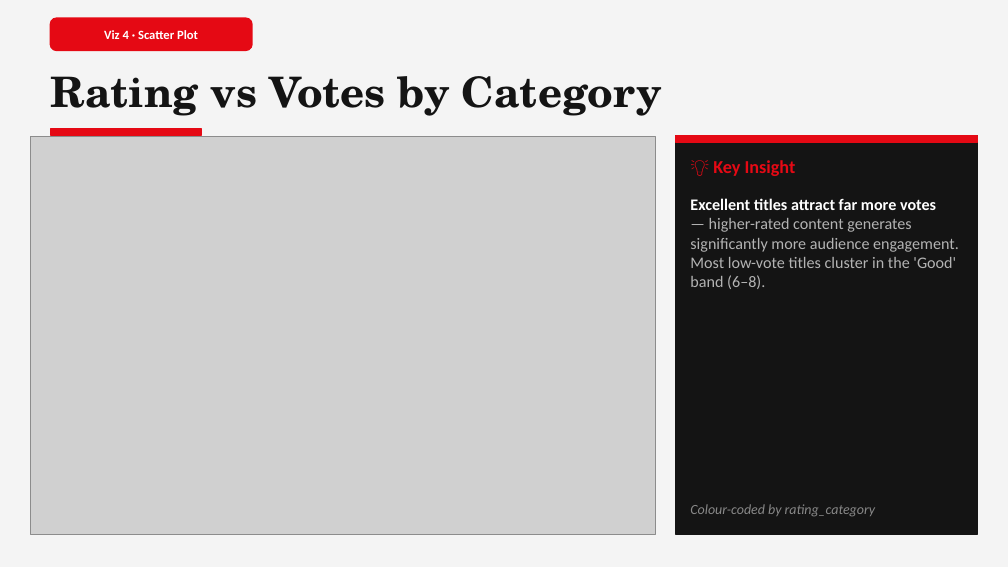
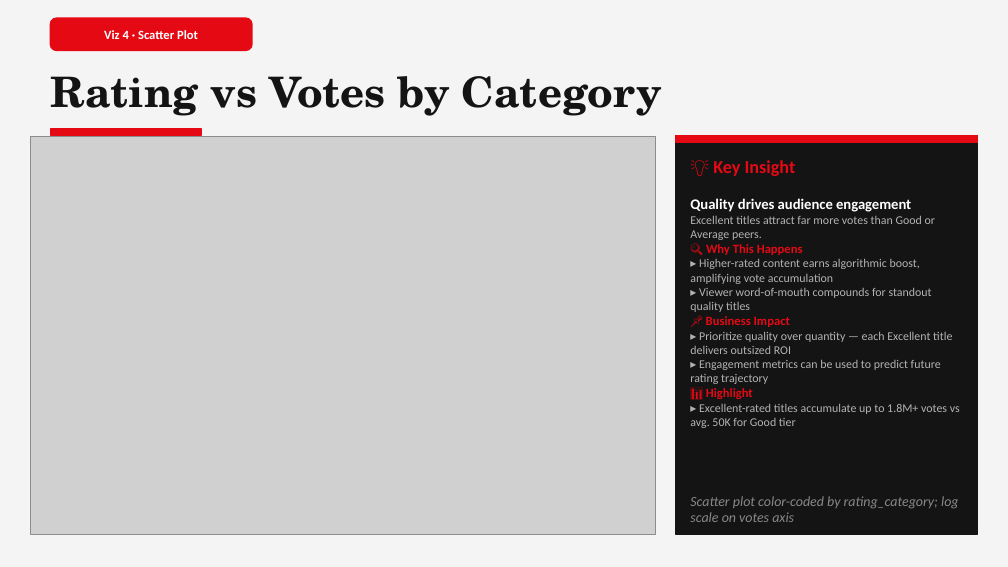
Before and after one commit to Aarush2112/Capstone-Project-1-FDS, a slide deck: slide 9 of Capston_PPT.pptx. Drawn at 1008x567 pixels with LibreOffice and Linux fonts; fonts in the diff are those of the drawing; grey boxes stand for pictures. Boxes give left, top, right and bottom in pixels: in the first picture for what was removed or moved away, otherwise in the second. Text is boxed around its words. In the diff, an @@ line names an element or a change of style, - is before the commit and + after.

```diff
--- a/Capston_PPT.pptx
+++ b/Capston_PPT.pptx
@@ text at <box>690,198,960,428</box>: text changed; size 11.5 to 8.5 pt @@
-Excellent titles attract far more votes
-— higher-rated content generates significantly more audience engagement. Most low-vote titles cluster in the 'Good' band (6–8).
+Quality drives audience engagement
+Excellent titles attract far more votes than Good or Average peers.
+🔍 Why This Happens
+▸ Higher-rated content earns algorithmic boost, amplifying vote accumulation
+▸ Viewer word-of-mouth compounds for standout quality titles
+📌 Business Impact
+▸ Prioritize quality over quantity — each Excellent title delivers outsized ROI
+▸ Engagement metrics can be used to predict future rating trajectory
+📊 Highlight
+▸ Excellent-rated titles accumulate up to 1.8M+ votes vs avg. 50K for Good tier
@@ text at <box>690,496,959,522</box>: text changed @@
-Colour-coded by rating_category
+Scatter plot color-coded by rating_category; log scale on votes axis
```
Also in this commit, not shown: 5 other slides changed, 1 other file.
